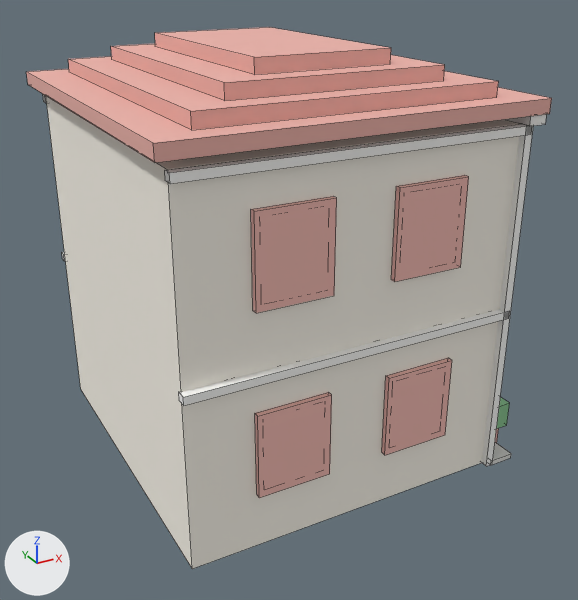
What one commit did to the FBX model Assets/Resources/CoastRun/Models/FShop_Sq.fbx.
The view is the same before and after, from a camera (50 mm lens) standing at (-9.42, -12.57, 8.94) and looking at (-2.75, -0.46, 2.88). The lights are fixed; the arrows at lower left show +X, +Y and +Z. The older version comes first. Mesh edges are drawn as thin lines. Where no turn or scale is listed for an object, it has been applied to the vertices.

Objects in the first picture: 'FShop_Sq'.
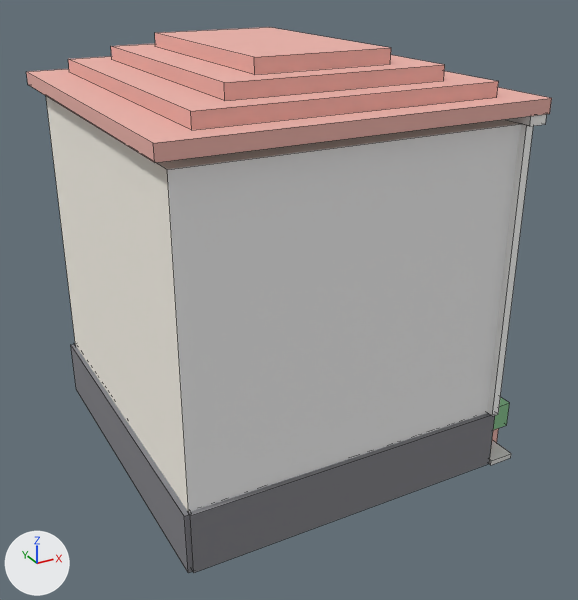
What differs and where, as boxes (x1, y1, x2, y2) in the pictures (578 x 600 px; the box of a moved part takes in the faces that stretch with it):
'FShop_Sq', reshaped
    before: (26, 27, 552, 569)
    after: (26, 27, 552, 573)
part 1 of me_body, added
    after: (187, 413, 495, 573)
part 2 of me_body, added
    after: (71, 344, 193, 573)
part 3 of me_body, deleted
    before: (43, 94, 532, 498)
part 4 of me_body, moved or reshaped
    before: (482, 124, 533, 466)
    after: (488, 124, 533, 416)
part 5 of me_body, recoloured
    before: (168, 124, 521, 569)
    after: (168, 124, 521, 512)

The edits, one by one:
Material 'Stone' (mat_stone) is new.
Its base color is (0.22, 0.22, 0.24) (grey #818186).
Its roughness is 0.85.
me_body is used by ob_fshop_sq; location (0.0, 0.0, 0.0).
Verts and faces of me_body; kept vertices keep their numbers, new ones are numbered from 264.
Before the commit, vertices of me_body: 208 (-0.09, -3.33, 0.0) at pixel (486, 466), 210 (-0.09, -3.15, 0.0), 212 (0.05, -3.33, 0.0) at pixel (492, 464), 214 (0.05, -3.15, 0.0).
me_body had 264 vertices, 198 faces and spanned x -6.25..0.7, y -3.45..3.45, z 0.0..7.53.
me_body now has 128 vertices, 96 faces and spans x -6.25..0.7, y -3.45..3.45, z 0.0..7.53.
me_body part 1: a new loose piece, a box spanning x -6.01..0.01, y -3.29..-3.17, z 0.0..1.1, in mat_stone (grey #818186).
me_body part 2: a new loose piece, a box spanning x -6.09..-5.97, y -3.25..3.25, z 0.0..1.1, in mat_stone (grey #818186).
me_body part 3: 20 loose pieces with 160 vertices, spanning x -6.03..0.03, y -3.33..3.33, z 1.01..6.39, are deleted.
Part 4, on me_body:
Vertices 208, 210, 212, 214 move by (0.0, 0.0, 1.1).
me_body part 5: 2 faces spanning x -6.0..0.0, y -3.2..3.2, z 0.0..6.4 switch from mat_wall (white #fdf8ed) to mat_facadefront (white #f3f3f3).
Other edits to the shape of me_body do not show in these pictures.
me_body no longer uses material mat_glass (blue #b3d4e5).
me_body gains material mat_stone (grey #818186).
